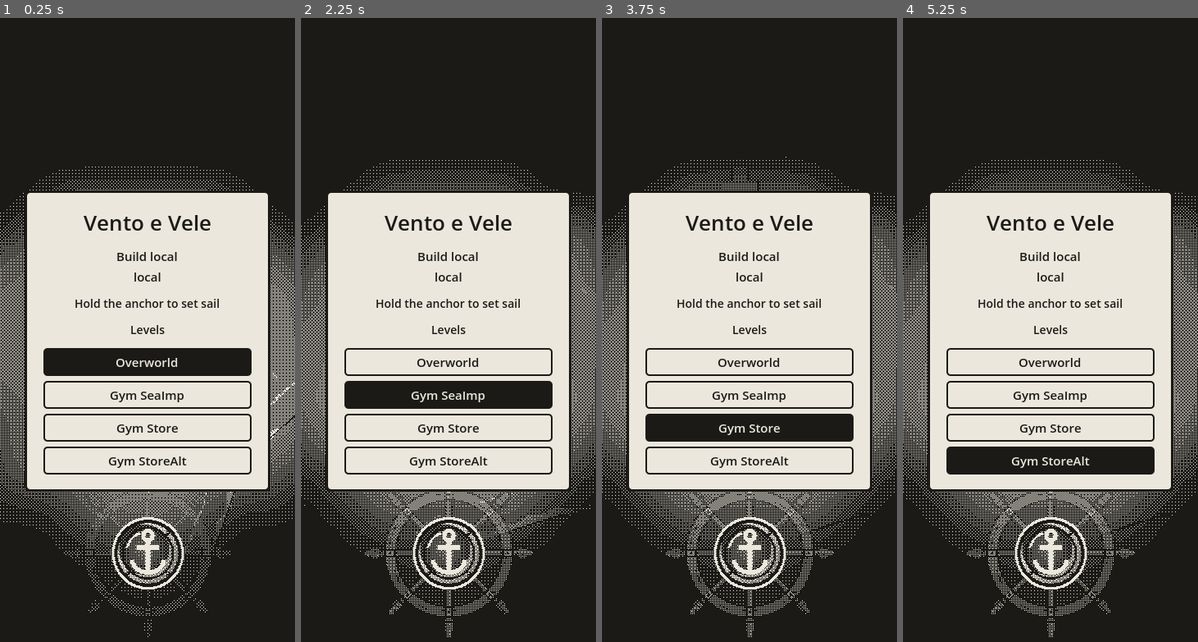
Above: before the commit, frames 1-4 (left to right).
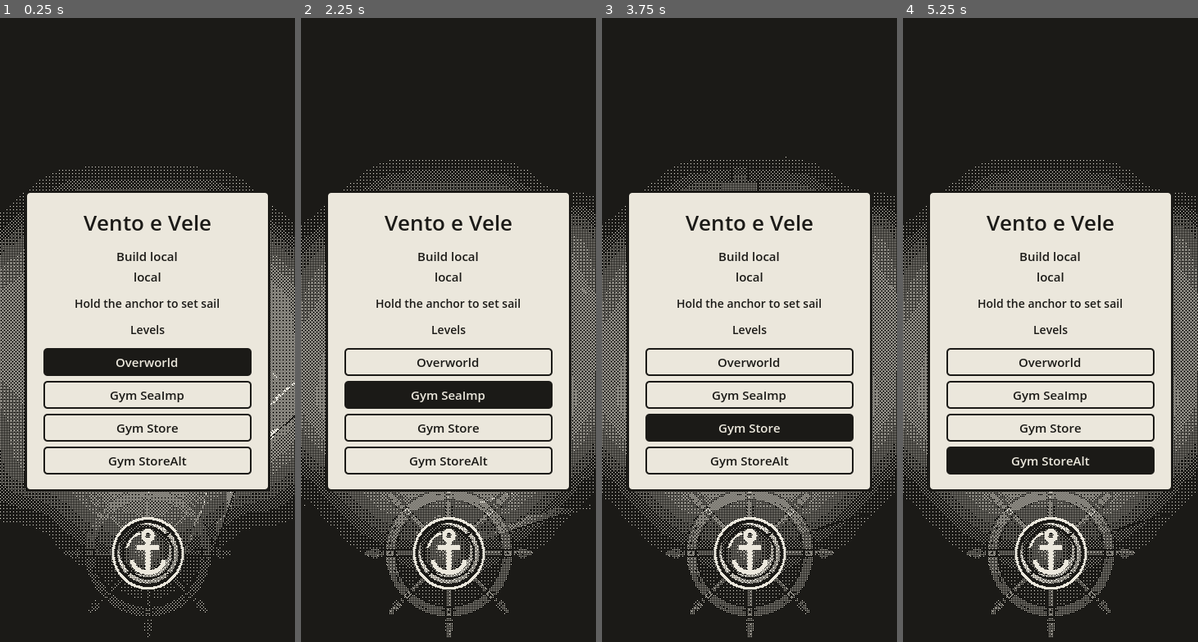
Above: after the commit, the same moments.

Repository: EnricoLabarile/Sail
Game: Godot game, scene res://Assets/Scenes/Overworld.tscn
Two runs of this game, one before a commit and one after it. Both use one fixed random seed, a clock stepped at 60 frames per second and the inputs below.
Inputs (mouse positions are in pixels of both pictures, inside the frame that each line leads up to):
- Up to frame 1 (0.25 s): no input
- Up to frame 2 (2.25 s): tap Enter (ui_accept) at 0.5, 0.77 s; move the mouse to (513, 305) at 0.52 s; hold Right (ui_right) 0.53-1.25 s; click (513, 305) at 0.67 s; click "Overworld" at 1.25 s; click "Gym SeaImp" at 2 s
- Up to frame 3 (3.75 s): click "Overworld" at 2.75 s; click "Gym Store" at 3.5 s
- Up to frame 4 (5.25 s): click "Overworld" at 4.25 s; click "Gym StoreAlt" at 5 s

The runs differ from the first frame. In frame 1, less than 0.1% of the frame differs, in the area x 20-100%, y 36-86%; in frame 2, less than 0.1%, in the area x 0-100%, y 28-84%; in frame 3, less than 0.1%; in frame 4, less than 0.1%.

Commit message:
Deep water starts darkening where the boat's shallows end
Co-Authored-By: Claude Opus 5.5 <noreply@anthropic.com>
Claude-Session: https://claude.ai/code/session_0154zeqDuhZHz7ZXLE21BuMs

Diff:
--- a/Assets/Landscape/world/sea.gd
+++ b/Assets/Landscape/world/sea.gd
@@ -50,6 +50,7 @@
 	Land.set_shore_picture(shore_texture)   # Land reads this level's picture too (how far the coast is: the shallows)
 	texture_angle = deg_to_rad(Wind.from_deg + texture_turn_deg)   # start already facing the wind
 	add_fog()
+	match_deep_water_to_shallows.call_deferred()   # deferred: after the boat's _ready (she joins her group there)
 
 
 ## This level's shore picture on the sea: a copy of the material from sea.tscn (made once) with the picture in it,
@@ -76,6 +77,16 @@
 
 
 ## The fog of war on screen (see the notes at the top).
+## The deep water starts darkening exactly where the shallows end (Enrico): the boat's shallows_width (where
+## her sail gives less) is sent to the shader as deep_from, so near the coast the light water is the slow water,
+## and from there out it darkens. Change shallows_width on the Boat and the colour follows.
+func match_deep_water_to_shallows() -> void:
+	var boat := get_tree().get_first_node_in_group("player_boat")
+	if boat == null:
+		return                       # no boat in this level: the shader keeps its own deep_from
+	sea_material.set_shader_parameter("deep_from", boat.shallows_width)
+
+
 func add_fog() -> void:
 	var fog := ShaderMaterial.new()
 	fog.shader = load("res://Assets/Landscape/world/fog.gdshader")
--- a/Assets/Landscape/world/sea.gdshader
+++ b/Assets/Landscape/world/sea.gdshader
@@ -61,7 +61,8 @@
 // The picture only knows up to shore_max_distance (32 m): beyond that it's all "deep", so keep deep_to under it.
 uniform vec4 deep_color : source_color = vec4(0.106, 0.102, 0.09, 1.0);   // the colour it darkens toward (ink)
 uniform float deep_opacity : hint_range(0.0, 1.0) = 0.3;   // how dark the deepest water gets (0 = no deep water)
-uniform float deep_from = 2.0;         // metres from the coast where the darkening starts
+uniform float deep_from = 3.0;         // metres from the coast where the darkening starts (in the game sea.gd
+                                       // sends the boat's shallows_width: it starts where the slow water ends)
 uniform float deep_to = 30.0;          // metres from the coast where it's at its darkest
 
 // world_pos: where on the sea this pixel is, in metres. vertex() works it out, fragment() reads it.
Not shown, changed: CLAUDE.md
